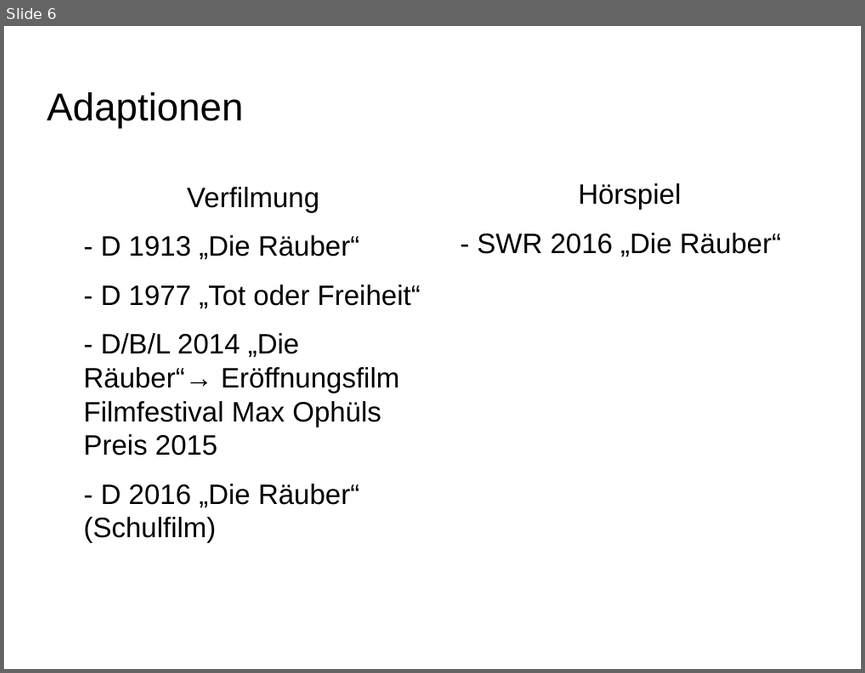
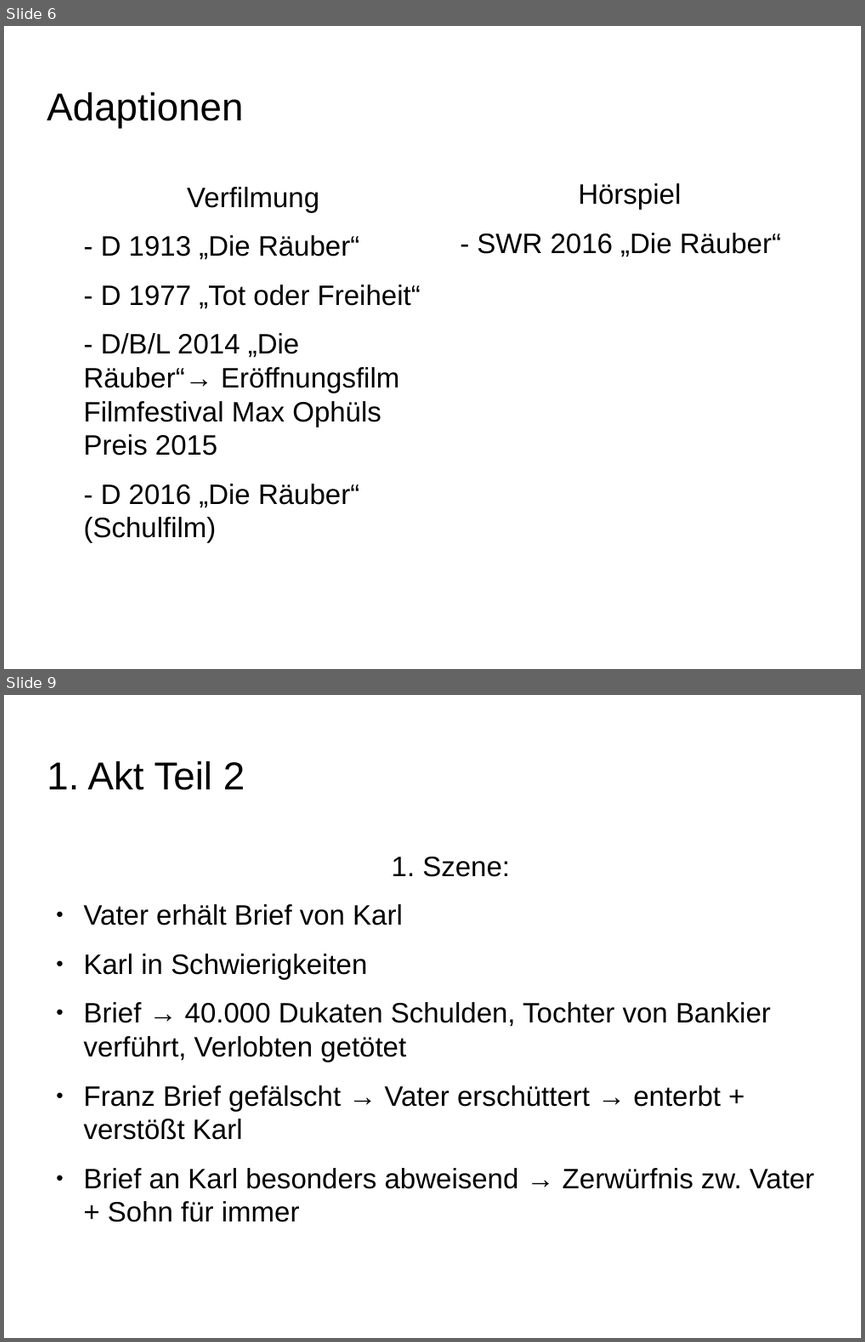
Before and after one commit to Galaxyqasar/Schule, a slide deck: Vortraege/Die_R-uber/Die_Raeuber.odp. Shown one above the other, each under a label of ours: slide 6 before the commit, slides 6 and 9 after it; the slides between them are not shown. The pictures are 865x673 and 865x1342 pixels, drawn with LibreOffice and Linux fonts; fonts in the diff are those of the drawing; background and template pictures are left out. Boxes give left, top, right and bottom in pixels: in the first picture for what was removed or moved away, otherwise in the second. Text is boxed around its words. In the diff, an @@ line names an element or a change of style, - is before the commit and + after.

```diff
--- a/Vortraege/Die_R-uber/Die_Raeuber.odp
+++ b/Vortraege/Die_R-uber/Die_Raeuber.odp
@@ slide 9 added at (4,695,861,1338), background picture (left out) @@
@@ title added at (46,761,245,790), 36 pt, text #000000 @@
+1. Akt Teil 2
@@ text added at (84,857,814,1222), 26 pt, text #000000 @@
+1. Szene:
+● Vater erhält Brief von Karl
+● Karl in Schwierigkeiten
+● Brief → 40.000 Dukaten Schulden, Tochter von Bankier verführt, Verlobten getötet
+● Franz Brief gefälscht → Vater erschüttert → enterbt + verstößt Karl
+● Brief an Karl besonders abweisend → Zerwürfnis zw. Vater + Sohn für immer
```
Also in this commit, not shown: 2 slides changed, 15 other slides added.
